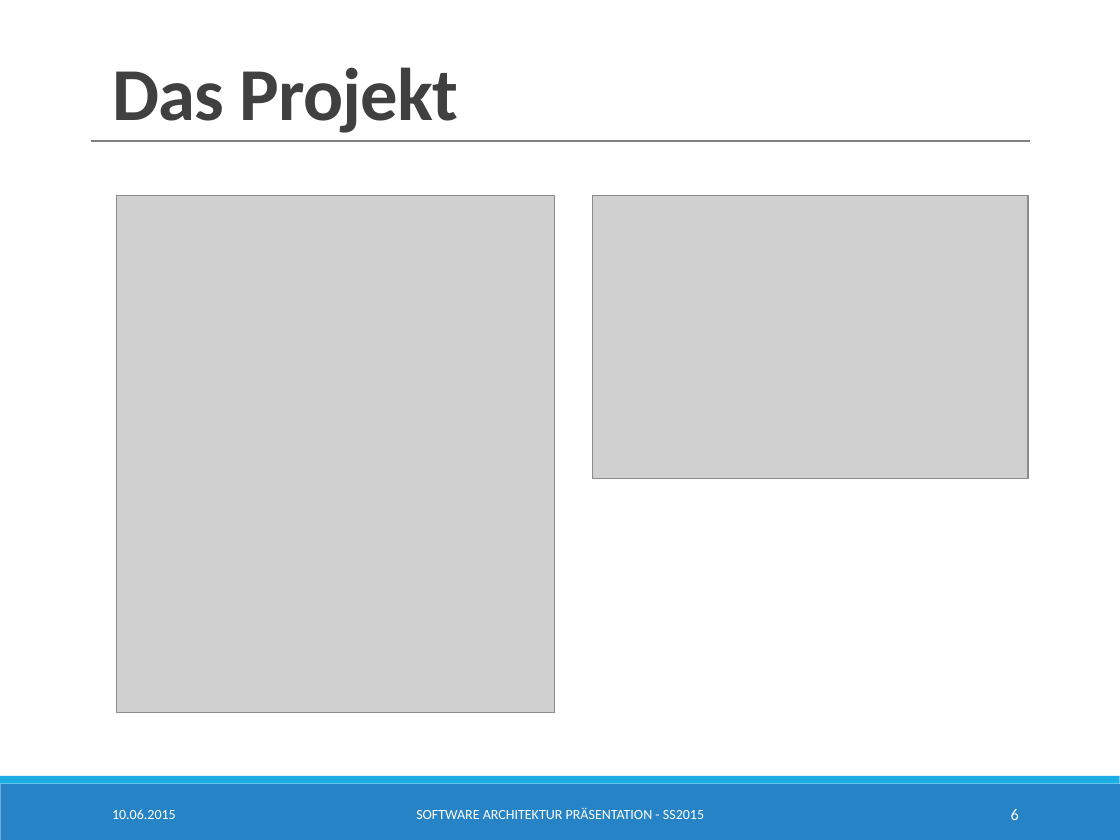
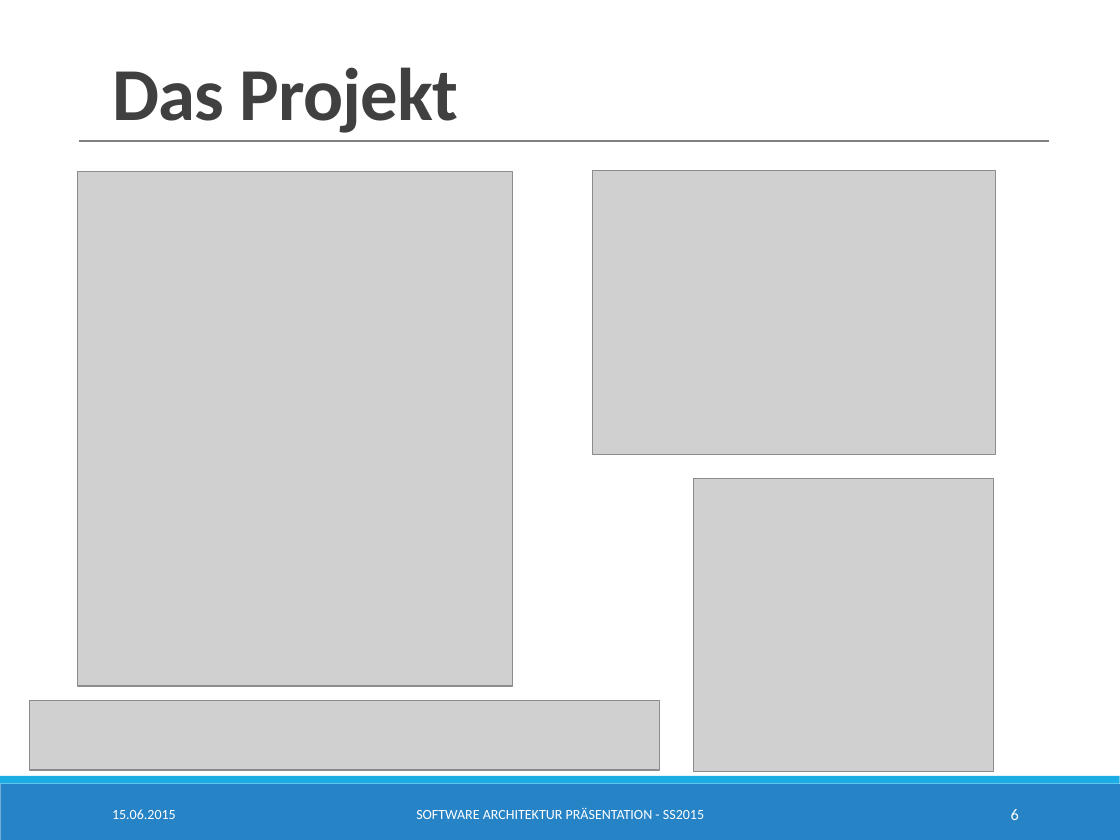
Before and after one commit to SimonBraun/de.htwg.se.mastermind, a slide deck: slide 6 of de.htwg.se.mastermind/Presentation.pptx. Drawn at 1120x840 pixels with LibreOffice and Linux fonts; fonts in the diff are those of the drawing; grey boxes stand for pictures. Boxes give left, top, right and bottom in pixels: in the first picture for what was removed or moved away, otherwise in the second. Text is boxed around its words. In the diff, an @@ line names an element or a change of style, - is before the commit and + after.

```diff
--- a/de.htwg.se.mastermind/Presentation.pptx
+++ b/de.htwg.se.mastermind/Presentation.pptx
@@ line moved from (91, 141) - (1030, 141) to (80, 141) - (1048, 141) @@
@@ picture: place and size @@
-picture at <box>116,195,554,712</box>
+picture at <box>77,172,513,687</box>
@@ picture: place and size @@
-picture at <box>592,195,1028,478</box>
+picture at <box>592,171,996,455</box>
@@ picture added at <box>693,478,993,772</box> @@
@@ picture added at <box>29,700,659,769</box> @@
@@ text at <box>112,809,176,819</box>: text changed @@
-10.06.2015
+15.06.2015
```
Also in this commit, not shown: 10 other slides changed, 1 slide added, 10 other files.
